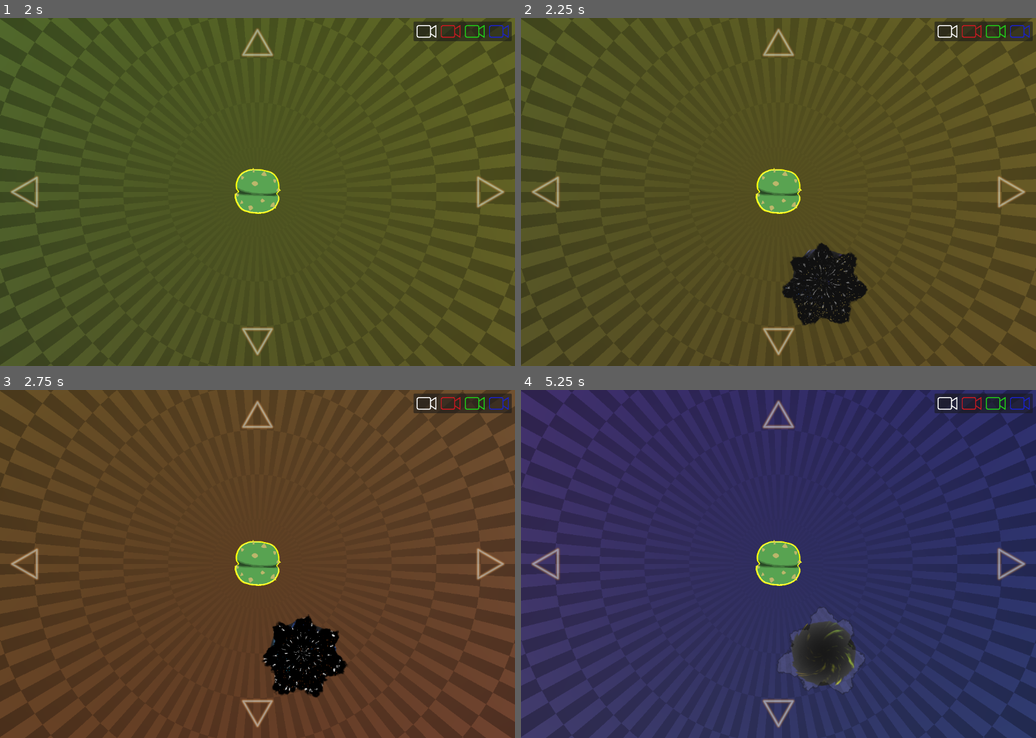
Above: before the commit, frames 1-4 (two rows, left to right).
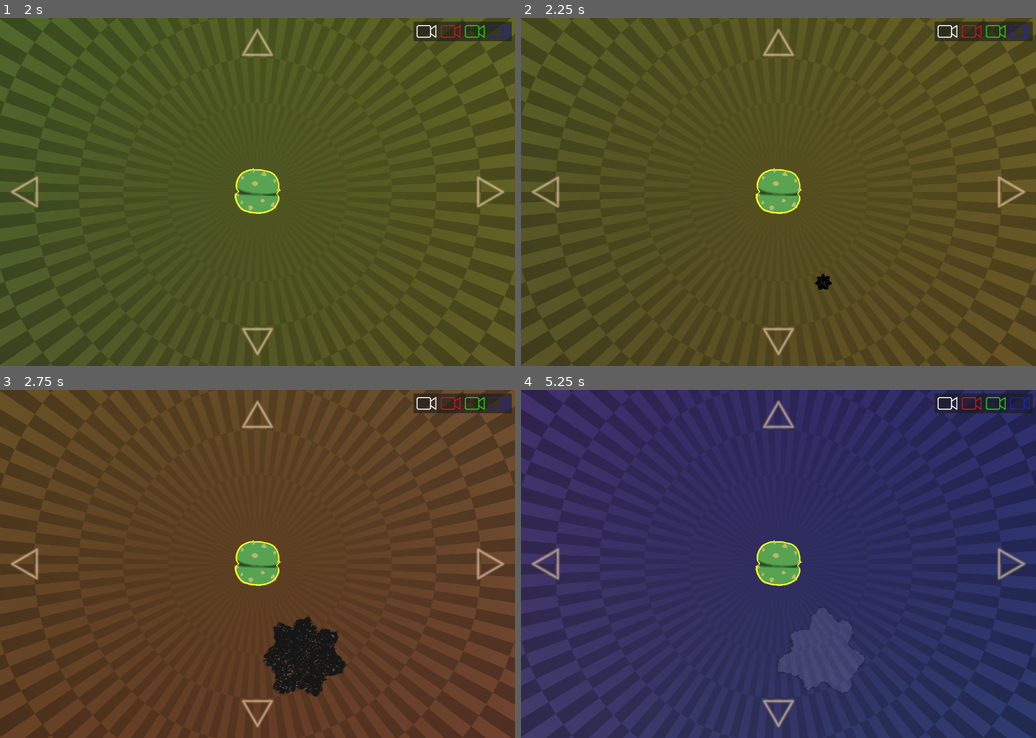
Above: after the commit, the same moments.

Repository: ianstranathan/drookmish
Game: Godot game, scene res://main.tscn
Two runs of this game, one before a commit and one after it. Both use one fixed random seed, a clock stepped at 60 frames per second and the inputs below. The project has no main scene, so this scene is started directly. The engine's default icon, where the game draws it, is replaced by a stand-in: a white triangle on a blue panel in a dark square.
Inputs (mouse positions are in pixels of both pictures, inside the frame that each line leads up to):
- Up to frame 1 (2 s): tap Enter at 0.5 s; move the mouse to (370, 174) at 0.52 s; press the mouse at (370, 174) at 0.53 s; move the mouse to (154, 209) at 1.27 s; release the mouse at (154, 209) at 1.28 s; click (154, 209) at 1.35 s
- Up to frame 2 (2.25 s): tap Space (debug_space) at 2 s; move the mouse to (830, 115) at 2.02 s; press the mouse at (830, 115) at 2.03 s
- Up to frame 3 (2.75 s): no input
- Up to frame 4 (5.25 s): move the mouse to (752, 633) at 2.77 s; release the mouse at (752, 633) at 2.78 s; click (752, 633) at 2.85 s; move the mouse to (933, 616) at 3.52 s; press the mouse at (933, 616) at 3.53 s; move the mouse to (624, 511) at 4.27 s; release the mouse at (624, 511) at 4.28 s; click (624, 511) at 4.35 s; move the mouse to (804, 564) at 5.02 s; press the mouse at (804, 564) at 5.03 s

Frame 1 is identical in both runs. In frame 2, 2.4% of the frame differs, in the area x 50-68%, y 64-89%; in frame 3, 0.7%; in frame 4, 1.8%.

Commit message:
void work, connected clikmi response, added some tweening juice

Diff:
--- a/cam.gd
+++ b/cam.gd
@@ -1,6 +1,8 @@
 extends Camera2D
 
 @export var cam_tween_dist = 300
+
+var can_move_again = true
 
 func move( arrow_name ):
 	match arrow_name:
@@ -23,11 +25,15 @@
 		limit_remainder = side_limit - (global_position.y + + half_vp_size.y)
 
 	# if limit remainder is greater than full movement, do full movement, otherwise, dir to limit
-	var tween = get_tree().create_tween().set_parallel(true)
-	if sign(side_limit) * limit_remainder > cam_tween_dist:
-		tween.tween_property(self, "global_position", global_position + (cam_tween_dist * dir), 1).set_trans(Tween.TRANS_SINE)
-	else:
-		tween.tween_property(self, "global_position", global_position + (limit_remainder * dir), 1.4).set_trans(Tween.TRANS_SINE)
+	if can_move_again:
+		can_move_again = false
+		var tween = get_tree().create_tween().set_parallel(true)
+		if sign(side_limit) * limit_remainder > cam_tween_dist:
+			tween.tween_property(self, "global_position", global_position + (cam_tween_dist * dir), 1).set_trans(Tween.TRANS_SINE)
+		else:
+			tween.tween_property(self, "global_position", global_position + (limit_remainder * dir), 1.4).set_trans(Tween.TRANS_SINE)
+		tween.chain().tween_callback( func():
+			can_move_again = true)
 
 func set_stage_limits( stage_dims: Vector2):
 	limit_left = -stage_dims.x / 2.0
--- a/clikmi.gd
+++ b/clikmi.gd
@@ -12,8 +12,7 @@
 #----------------------------
 signal sucked_in
 signal clikmi_freed
-@onready var suck_in_timer: Timer = $SuckInTimer
-@onready var timer_fn = Utils.timers_remaining_time_normalized
+
 #----------------------------
 enum MoveDirs{
 	IDLE,
@@ -59,20 +58,10 @@
 	else:
 		move_state = MoveDirs.IDLE
 
-func _ready():
-	suck_in_timer.timeout.connect(func():
-		emit_signal("sucked_in")
-		emit_signal("clikmi_freed", self)
-		queue_free())
-
-
 func _physics_process(delta):
 	# move the clikmi to it's target location
 	if target_loc:
 		euler_update(delta)
-
-	if !suck_in_timer.is_stopped():
-		anim_player.speed_scale = lerp(1.0, 4.0, timer_fn.call(suck_in_timer))
 
 func stop():
 	dir = Vector2.ZERO
@@ -119,8 +108,21 @@
 		MoveDirs.NORTH_WEST:
 			anim_player.play("walk_north_west")
 
-func start_sucking_in():
-	$SuckInTimer.start()
+func start_sucking_in( void_hole_pos, void_hole_anim_duration ):
+	# -- tween spin and scale
+	var tween = create_tween().set_parallel(true)#get_tree().create_tween()
+	# -- clikmi sucked in animation should be slightly shorter than the void hole
+	tween.tween_property(anim_player, "speed_scale", 5.0, 0.5 * void_hole_anim_duration).set_trans(Tween.TRANS_ELASTIC)
+	tween.tween_property($Sprite2D, "scale", Vector2.ZERO, void_hole_anim_duration).set_trans(Tween.TRANS_ELASTIC)
+	tween.tween_property(self, "global_position", void_hole_pos, 0.8 * void_hole_anim_duration).set_trans(Tween.TRANS_BOUNCE)
+
+	# tell that this clikmi is unselectable
+	emit_signal("clikmi_freed", self)
+	$CollisionShape2D.set_deferred("disabled", true)
+
+	tween.chain().tween_callback( func():
+		emit_signal("sucked_in")
+		queue_free())
 	anim_player.play("spin")
 
 func set_dir():
--- a/clikmi/clikmi.tscn
+++ b/clikmi/clikmi.tscn
@@ -523,7 +523,3 @@
 libraries = {
 "": SubResource("AnimationLibrary_sqb7d")
 }
-
-[node name="SuckInTimer" type="Timer" parent="."]
-wait_time = 3.0
-one_shot = true
--- a/void_hole/void_hole.gd
+++ b/void_hole/void_hole.gd
@@ -10,23 +10,40 @@
 @onready var timer_fn: Callable = Utils.timers_remaining_time_normalized
 
 var sucked_in_clikmis = 0
+var initial_inhale: bool = true
+var starting_sprite_scale = Vector2(2., 2.)
 
 func _ready():
-	#void_sprite.visible = false
-	duration_timer.timeout.connect( end_void )
+	#area_entered.connect( func(area):
+		#if !initial_inhale and area is Clikmi:
+			#suck_in_clikmis())
+	void_sprite.visible = false
+	void_sprite.scale = Vector2.ZERO
+
+	duration_timer.timeout.connect( evaporate )
 	visual_cue_timer.timeout.connect( start_void )
 	void_sprite.material.set_shader_parameter("swirl_dist_normal", 0.0) # in case I forget to clear it
 	visual_cue_timer.timeout.connect(func(): start_void())
 	visual_cue_timer.start()
 
+	# -- Cue sprite scale juice
+	visual_cue_sprite.scale = Vector2.ZERO
+	var tween = get_tree().create_tween()
+	tween.tween_property(visual_cue_sprite, "scale", starting_sprite_scale, 0.8).set_trans(Tween.TRANS_SINE)
+
 func start_void():
-	#void_sprite.visible = true
-	visual_cue_sprite.visible = false
+	void_sprite.visible = true
+
+	var tween = get_tree().create_tween()
+	tween.tween_property(visual_cue_sprite, "scale", Vector2.ZERO, 1.25).set_trans(Tween.TRANS_SINE)
+	tween.tween_property(void_sprite, "scale", starting_sprite_scale, 1.).set_trans(Tween.TRANS_ELASTIC)
+	tween.tween_callback( func():
+		visual_cue_sprite.visible = false; # unecessary but maybe saves a render call?
+		suck_in_clikmis())
+
 	$CollisionShape2D.set_deferred("disabled", false)
 	duration_timer.start()
 
-func end_void():
-	suck_in_clikmis()
 
 func _physics_process(delta):
 	if !visual_cue_timer.is_stopped():
@@ -44,20 +61,23 @@
 	# closure around the arr_of_clikmis to check for queuing free
 		arr_of_clikmis.map( func(x):
 			x.sucked_in.connect( sucked_in_callback(arr_of_clikmis) )
-			x.start_sucking_in())
+			# start + have the clikmis spin the length of the hole animation
+			x.start_sucking_in( global_position, duration_timer.wait_time))
 	else:
-		evaporate()
+		initial_inhale = false
 
 # -- this is a function that can do cool stuff if the clikmi is sucked in
 func sucked_in_callback( arr: Array):
 	return func():
 		sucked_in_clikmis += 1
-		if sucked_in_clikmis == arr.size():
+		if sucked_in_clikmis == arr.size() and duration_timer.is_stopped():
 			evaporate()
 
 func evaporate():
 	# probably some particle effect or something
-	queue_free()
+	var tween = get_tree().create_tween()
+	tween.tween_property(void_sprite, "scale", Vector2.ZERO, 1.2).set_trans(Tween.TRANS_ELASTIC)
+	tween.tween_callback( func(): queue_free())
 
 
 func set_size(_scale: float):
--- a/void_hole/void_hole.gdshader
+++ b/void_hole/void_hole.gdshader
@@ -1,7 +1,11 @@
 shader_type canvas_item;
 
+uniform float swirl_dist_normal;
+
 void vertex() {
-	// Called for every vertex the material is visible on.
+	float sign_x = sign(VERTEX.x) * 1.0 + (1. - sign(VERTEX.x)) * -1.;
+	float sign_y = sign(VERTEX.y) * 1.0 + (1. - sign(VERTEX.y)) * -1.;
+	VERTEX.xy += vec2(sign_x, sign_y) * sin(30.0 * swirl_dist_normal);
 }
 
 uniform sampler2D noise_tex: repeat_enable;
@@ -11,7 +15,6 @@
 	             vec2(sin(angle), cos(angle)));
 }
 
-uniform float swirl_dist_normal;
 void fragment()
 {
     vec2 uv = 2. * UV - 1.;
--- a/void_hole/void_hole.tscn
+++ b/void_hole/void_hole.tscn
@@ -52,5 +52,5 @@
 texture = ExtResource("2_kxjkr")
 
 [node name="VisualCueTimer" type="Timer" parent="."]
-wait_time = 10.0
+wait_time = 5.0
 one_shot = true
